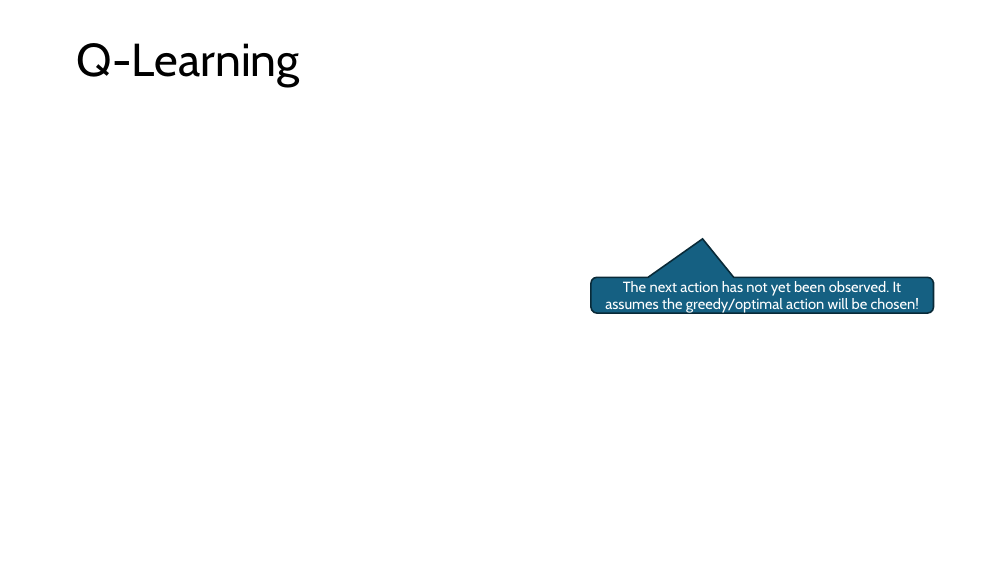
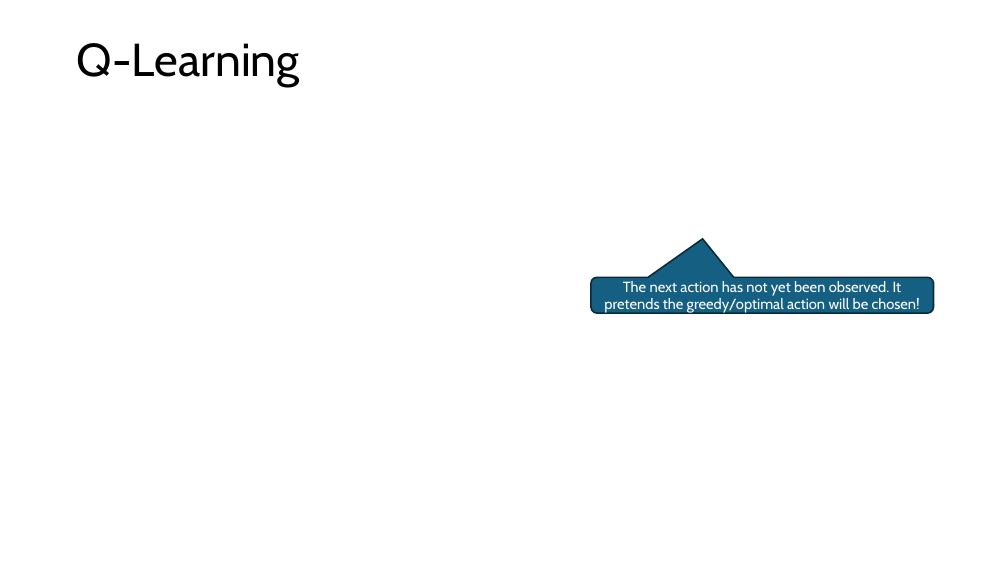
Before and after one commit to mhahsler/Introduction_to_Reinforcement_Learning, a slide deck: slide 12 of slides/Lecture_Chapter06.pptx. Drawn at 1008x567 pixels with LibreOffice and Linux fonts; fonts in the diff are those of the drawing; grey boxes stand for pictures. Boxes give left, top, right and bottom in pixels: in the first picture for what was removed or moved away, otherwise in the second. Text is boxed around its words. In the diff, an @@ line names an element or a change of style, - is before the commit and + after.

```diff
--- a/slides/Lecture_Chapter06.pptx
+++ b/slides/Lecture_Chapter06.pptx
@@ text in rounded speech box at (x1=604, y1=281, x2=920, y2=314): text changed @@
-The next action has not yet been observed. It assumes the greedy/optimal action will be chosen!
+The next action has not yet been observed. It pretends the greedy/optimal action will be chosen!
```
Also in this commit, not shown: 13 other slides changed, 1 slide added, 1 slide removed, 7 other files.
